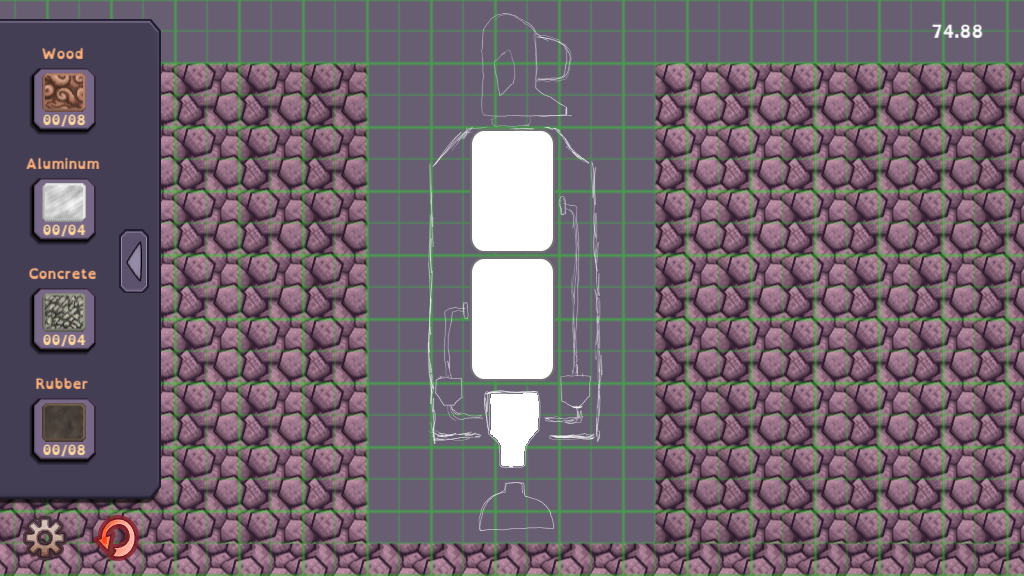
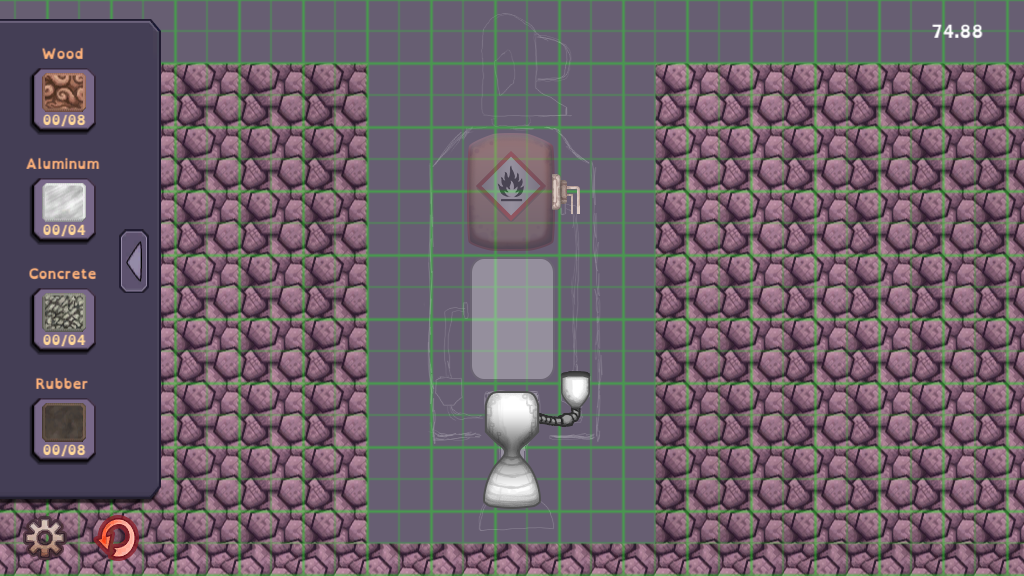
Layered file, before and after one edit (1024x576). Changes by layer:
added layer "Layer 12" (multiply, 50%) above "Shape 3 copy" over bbox(474, 390, 553, 516)
added layer "Shape 3 copy" above "pump" over bbox(483, 391, 541, 509)
added group "pump" with 4 layers above "pumpConnect" over bbox(532, 371, 592, 426)
added layer "Layer 9" (multiply, 60%) in group "pump" over bbox(560, 372, 592, 411)
added layer "Shape 2" in group "pump" over bbox(561, 375, 590, 408)
added layer "Layer 11" in group "pump" over bbox(561, 371, 591, 379)
added layer "Layer 10" in group "pump" over bbox(532, 404, 579, 426)
added group "pumpConnect" with 6 layers above "sketch" over bbox(550, 173, 580, 214)
added layer "Layer 8" (multiply, 50%) in group "pumpConnect" over bbox(550, 173, 580, 211)
added group "main" with 4 layers in group "pumpConnect" over bbox(552, 174, 580, 214)
added layer "Rounded Rectangle 1" in group "main" over bbox(552, 174, 561, 210)
added layer "Rounded Rectangle 2" in group "main" over bbox(557, 180, 567, 204)
added layer "Shape 1 copy" in group "main" over bbox(566, 194, 573, 214)
added layer "Shape 1" in group "main" over bbox(566, 186, 580, 214)
added group "sketch" (30%) with 6 layers above "Layer 3" over bbox(423, 13, 603, 531)
moved "Layer 7" into group "sketch" over bbox(427, 126, 603, 444)
moved "Layer 6" into group "sketch" over bbox(423, 126, 592, 424)
moved "Layer 5" into group "sketch" over bbox(481, 13, 572, 127)
moved "Layer 4" into group "sketch" over bbox(478, 390, 555, 531)
moved "Layer 2 copy" into group "sketch" over bbox(470, 257, 555, 381)
removed layer "Layer 2" over bbox(470, 129, 555, 253)
added layer "fuelBarrel" in group "sketch" over bbox(467, 133, 555, 251)
